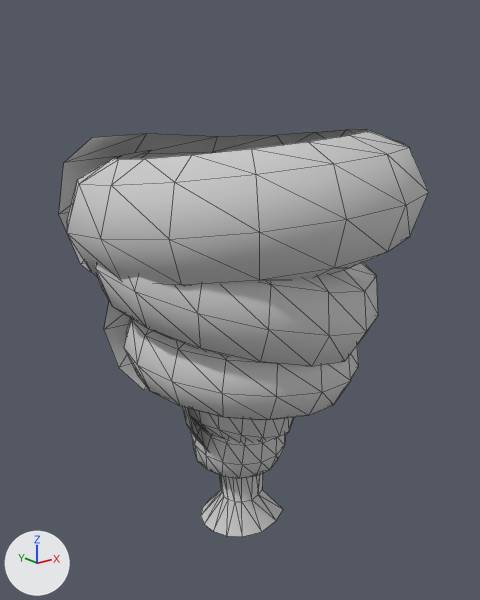
Renders of the FBX model trunk/Client/Assets/Res/Effect/Mesh/tonado.FBX from each side of a commit.
Both versions are drawn from a 50 mm camera at (-2.1, -2.62, 2.33) aimed at (0.07, 0.08, 1.25). The lights are fixed; the arrows at lower left show +X, +Y and +Z. Mesh edges are drawn as thin lines. Where no turn or scale is listed for an object, it has been applied to the vertices.

The older version as bpy lines, for what is in view:
```python
me_mesh = bpy.data.meshes.new('Mesh')
me_mesh.from_pydata(...)  # 493 vertices, 736 faces; spans x -0.84..0.95, y -0.87..0.99, z -0.02..2.16
me_mesh.materials.append(mat_02___default)  # light grey #cacaca
ob_torus008 = bpy.data.objects.new('Torus008', me_mesh)
ob_torus008.location = (0.0, 0.0, 0.0)
```
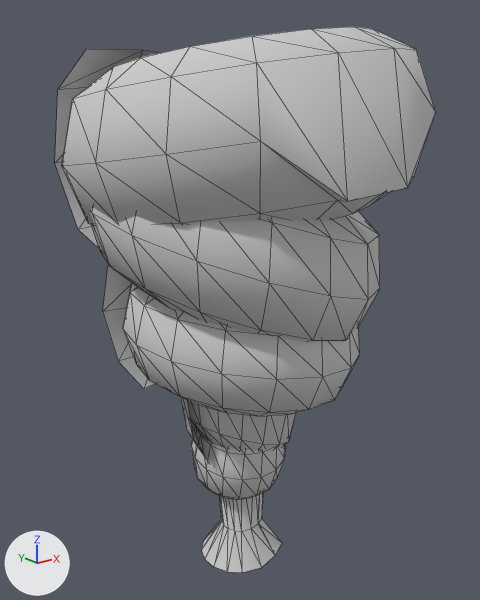
The change, as a list of edits to the scene's bpy script:
```text
Change me_mesh:
    used by ob_torus008; location = (0.0, 0.0, 0.0)
    remove me_mesh.from_pydata(...)  # 493 vertices, 736 faces; spans x -0.84..0.95, y -0.87..0.99, z -0.02..2.16
    add me_mesh.from_pydata(...)  # 493 vertices, 736 faces; spans x -0.84..0.95, y -0.87..0.99, z -0.26..2.6
    me_mesh part 1: the loose piece of 85 vertices spanning x -0.77..0.85, y -0.74..0.76, z 0.95..1.78 is scaled about its middle by (1, 1, 1.31), then moved by (0.0, 0.0, 0.19)
    me_mesh part 2: the loose piece of 85 vertices spanning x -0.26..0.26, y -0.26..0.35, z 0.3..0.74 is scaled about its middle by (1, 1, 1.31), then moved by (0.0, 0.0, -0.07)
    me_mesh part 3: the loose piece of 85 vertices spanning x -0.41..0.32, y -0.33..0.33, z 0.47..1.19 is scaled about its middle by (1, 1, 1.31), then moved by (0.0, 0.0, 0.03)
    me_mesh part 4: the loose piece of 85 vertices spanning x -0.62..0.62, y -0.64..0.62, z 0.75..1.35 is scaled about its middle by (1, 1, 1.31), then moved by (0.0, 0.0, 0.1)
    me_mesh part 5: the loose piece of 68 vertices spanning x -0.23..0.22, y -0.22..0.21, z -0.02..0.55 is scaled about its middle by (1, 1, 1.31), then moved by (0.0, 0.0, -0.15)
    me_mesh part 6: 85 of 493 vertices moved; they spanned x -0.84..0.95, y -0.87..0.99, z 1.3..2.16 and now span x -0.84..0.95, y -0.87..0.99, z 1.47..2.6; mean shift (0.0, 0.0, 0.32); largest move (0.36, -0.5, 2.16) -> (0.36, -0.5, 2.6)
```

What differs and where, as boxes [x1, y1, x2, y2] in the pictures (480 x 600 px; the box of a moved part takes in the faces that stretch with it):
'Torus008', reshaped (34% taller)
    before: [59, 129, 429, 537]
    after: [55, 27, 436, 573]
part 1 of me_mesh, moved or reshaped
    before: [94, 262, 378, 366]
    after: [90, 208, 380, 342]
part 2 of me_mesh, moved or reshaped
    before: [191, 422, 286, 478]
    after: [191, 427, 286, 500]
part 3 of me_mesh, moved or reshaped
    before: [182, 407, 293, 450]
    after: [181, 397, 295, 455]
part 4 of me_mesh, moved or reshaped
    before: [104, 301, 359, 420]
    after: [103, 266, 360, 416]
part 5 of me_mesh, moved or reshaped
    before: [201, 472, 283, 537]
    after: [201, 492, 282, 573]
part 6 of me_mesh, moved or reshaped
    before: [59, 129, 429, 286]
    after: [55, 27, 436, 248]
